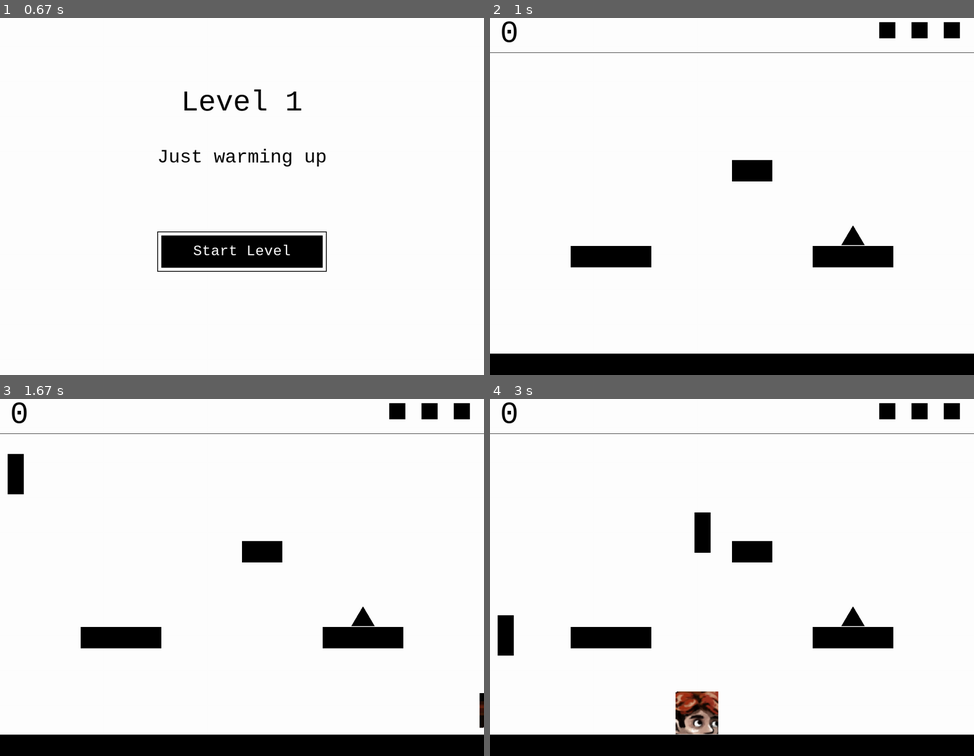
Above: before the commit, frames 1-4 (two rows, left to right).
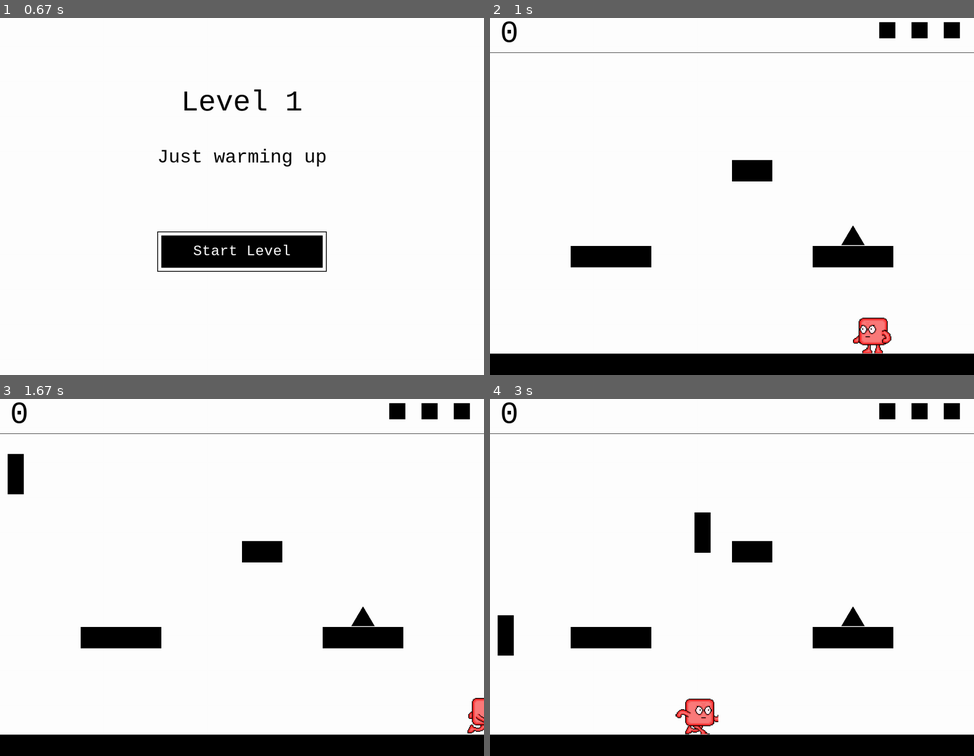
Above: after the commit, the same moments.

Repository: stevenacalhoun/geoplay
Game: pygame game, started from geometricPlay.py
The game is run twice, just before and just after one commit, with the same random seed, the same clock (stepped at 60 frames per second) and the same inputs.
Inputs:
- Up to frame 1 (0.67 s): tap Enter at 0.33 s
- Up to frame 2 (1 s): tap Enter at 0.67 s
- Up to frame 3 (1.67 s): tap Space at 1 s; hold Right from 1.33 s (still down)
- Up to frame 4 (3 s): release Right at 1.8 s; hold Left 1.83-2.37 s; hold Left 2.4-2.8 s; hold Right from 2.83 s (still down)

Frame 1 is identical in both runs. In frame 2, 0.5% of the frame differs, in the area x 75-83%, y 83-94%; in frame 3, 0.3%; in frame 4, 1.1%, in the area x 38-48%, y 81-94%.

Commit message:
Broke the spritesheet with my last commit, fixed now

Diff:
--- a/lib/sprites.py
+++ b/lib/sprites.py
@@ -31,7 +31,7 @@
     pygame.sprite.Sprite.__init__(self)
 
     # Sprite sheet for McSquare
-    spriteSheet = SpriteSheet("images/braid_man.png")
+    spriteSheet = SpriteSheet("images/spritesheet.png")
 
     # McSquare sounds
     self.jump_sound = pygame.mixer.Sound("sounds/Bump.ogg")
